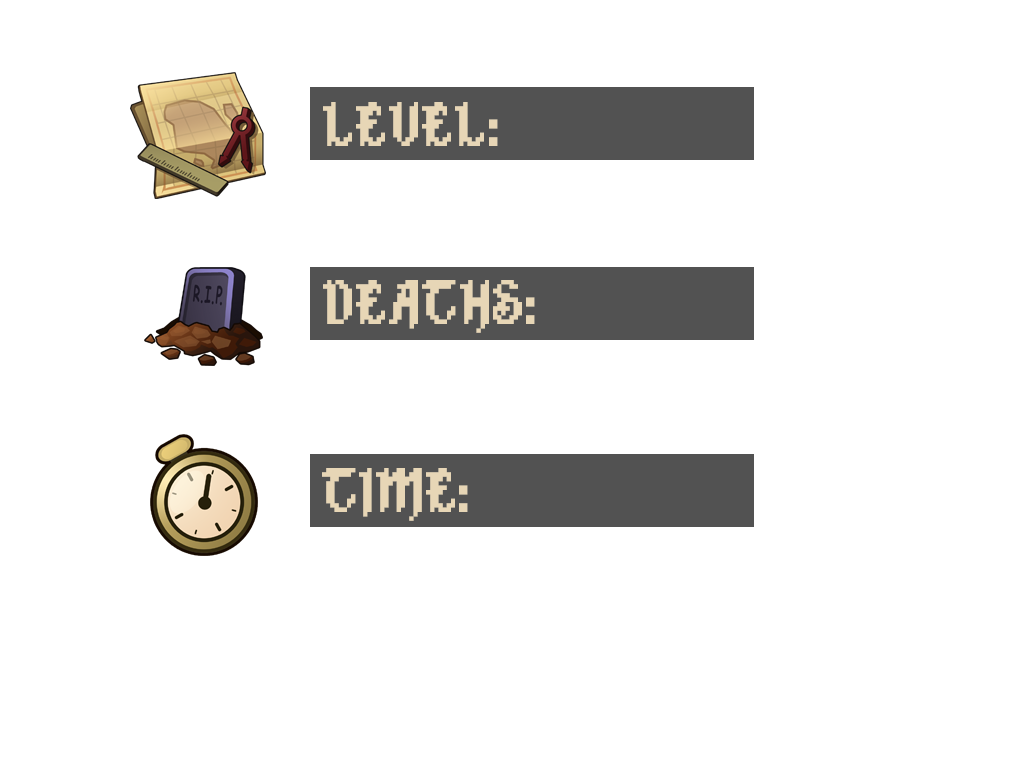
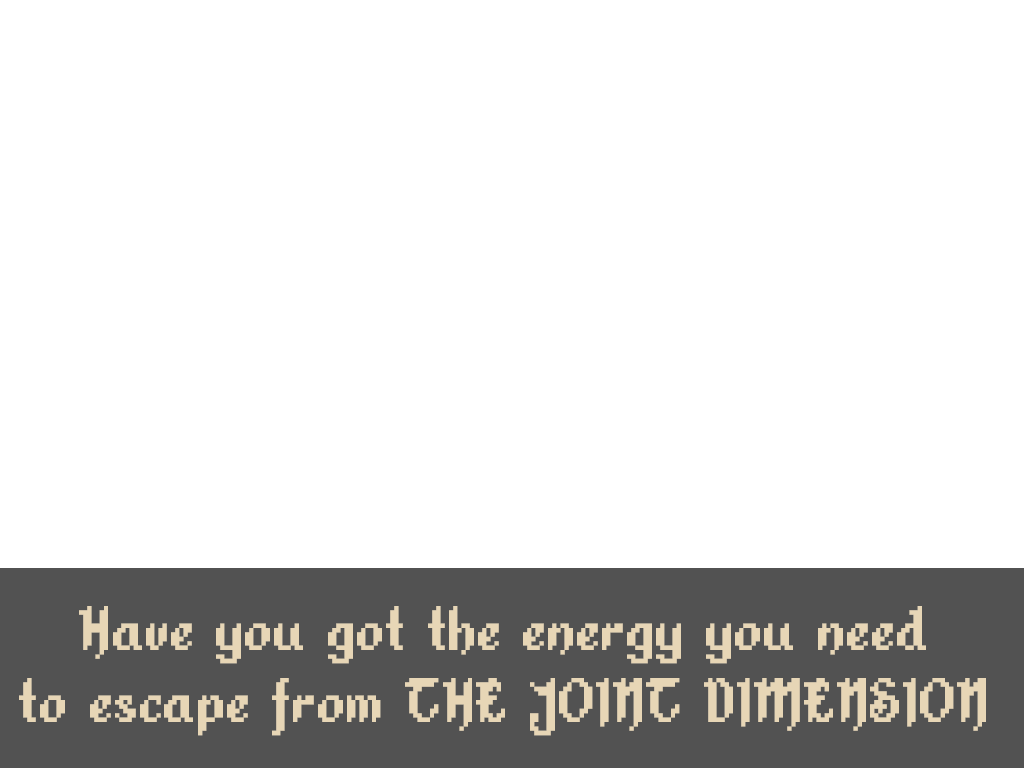
The second (1024, 768) image is a revision of the first. Changes to its layers:
hid "TIME:" over [322, 468, 468, 521]
hid "DEATHS:" over [323, 280, 535, 333]
hid "3" (1st of 2) over [130, 72, 266, 199]
hid "3" (2nd of 2) over [144, 267, 263, 366]
hid "LEVEL:" over [323, 102, 498, 146]
hid "7" over [150, 434, 258, 556]
added layer "Have you got the energy you need to escape from THE JOINT DIMEN" above "Capa 2" over [19, 606, 986, 736]
added layer "Capa 2" (68%) above "Capa 1" over [0, 568, 1024, 768]
hid "Capa 1" over [310, 87, 754, 527]
